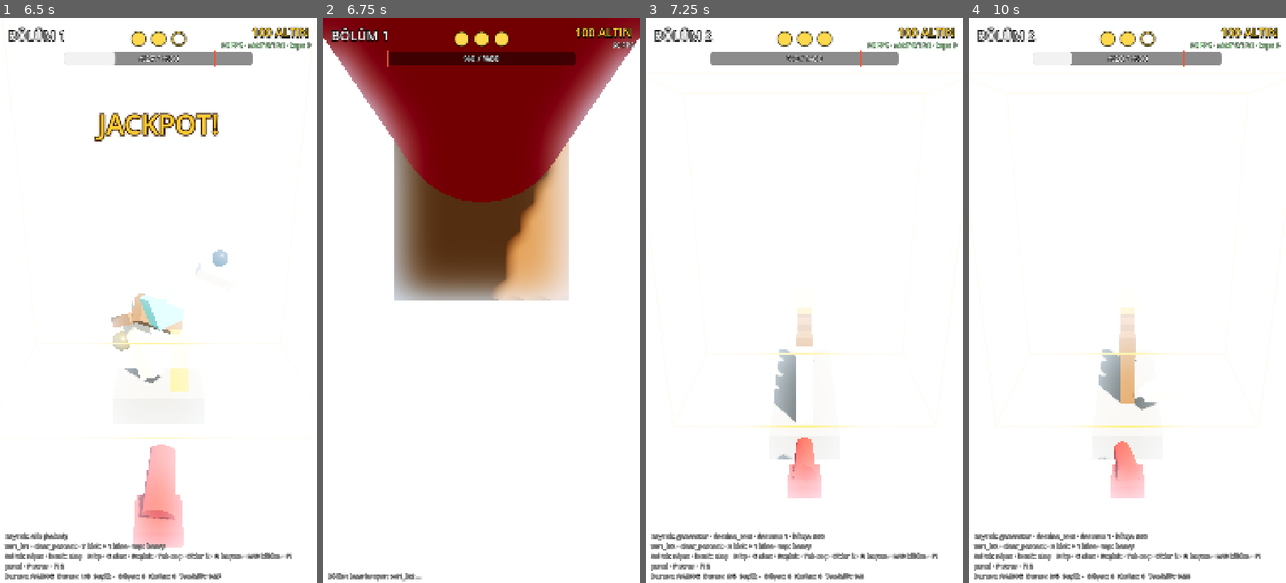
Above: before the commit, frames 1-4 (left to right).
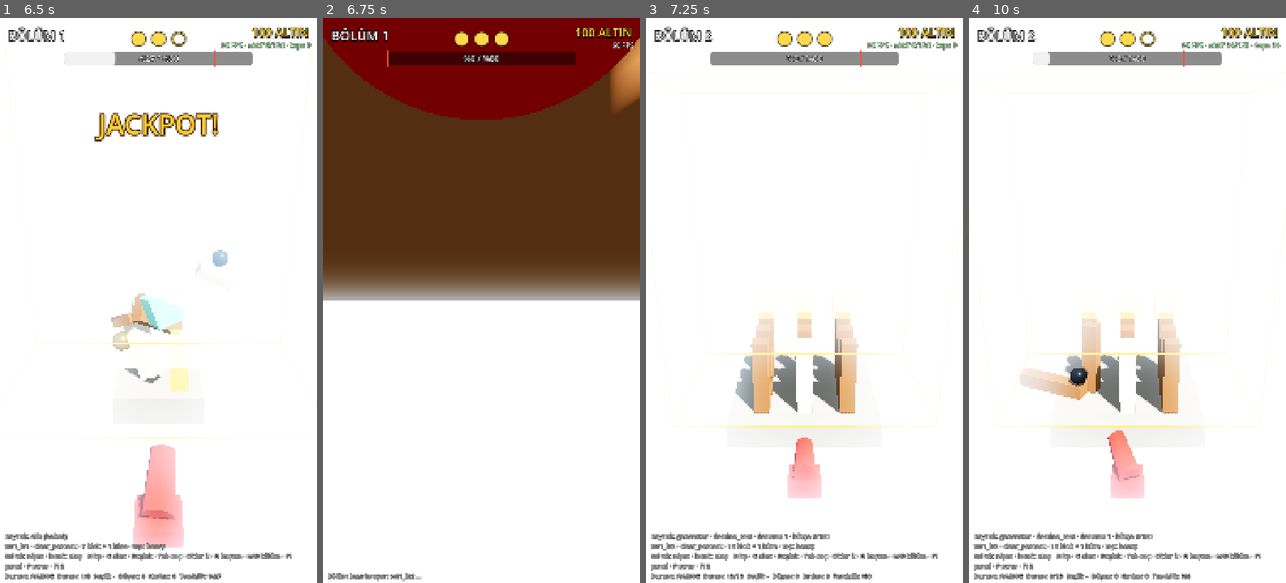
Above: after the commit, the same moments.

Repository: SenaAkyuz/gulleOyunu
Game: Godot game, scene res://src/main.tscn
The game is run twice, just before and just after one commit, with the same random seed, the same clock (stepped at 60 frames per second) and the same inputs.
Inputs (mouse positions are in pixels of both pictures, inside the frame that each line leads up to):
- Up to frame 1 (6.5 s): tap Enter at 0.5, 2.75, 4.25 s; move the mouse to (228, 272) at 0.52 s; hold Right 0.53-1.25 s; hold Shift 0.53-1.25 s; click (228, 272) at 0.67 s; tap Space at 0.77, 1.25, 3.5, 3.77, 5 s; drag from (95, 328) to (142, 413) at 1.27 s; move the mouse to (190, 176) at 2.02 s; hold Right 2.03-2.75 s; tap Ctrl at 2.1 s; drag from (142, 413) to (63, 215) at 2.77 s; move the mouse to (253, 385) at 3.52 s; hold Left 3.53-4.25 s; tap H at 3.6 s; drag from (63, 215) to (110, 159) at 4.27 s; move the mouse to (174, 300) at 5.02 s; hold Down 5.03-5.75 s; tap R at 5.1 s; click (174, 300) at 5.17 s; drag from (110, 159) to (95, 328) at 5.77 s
- Up to frame 2 (6.75 s): move the mouse to (551, 272) at 6.52 s; hold Up from 6.53 s (still down); tap N at 6.6 s
- Up to frame 3 (7.25 s): keep holding Up; tap Space at 6.77 s
- Up to frame 4 (10 s): release Up at 7.25 s; drag from (1064, 328) to (1111, 413) at 7.27 s; move the mouse to (1159, 176) at 8.02 s; hold Down 8.03-8.75 s; hold Shift 8.03-8.75 s; drag from (1111, 413) to (1032, 215) at 8.77 s; move the mouse to (1222, 385) at 9.52 s; hold Up from 9.53 s (still down); tap Ctrl at 9.6 s; click (1222, 385) at 9.67 s; tap Space at 9.77 s

Frame 1 is identical in both runs. In frame 2, 33% of the frame differs, in the area x 0-100%, y 1-50%; in frame 3, 4.8%; in frame 4, 6.1%.

Commit message:
domino_row: at least 3 rows side by side, footprint wider than deep (Sena)
- A single domino row seen head-on read as one pillar (L02). Measured with a real ball
  first: a row along x never chains (12/60 down, only the hit dominoes; the ball always
  pushes away from the camera) while rows along z do (59/60) -> rows stay along z, but
  there are always >= 3 short rows side by side, spaced so width >= depth.
- Low budgets are exceeded (L02: 12 blocks for a budget of 8) rather than one row.
- Test: footprint width >= depth and >= 3 rows over the domino range. 152/152 pass.

Co-Authored-By: Claude Opus 5.5 <noreply@anthropic.com>

Diff:
--- a/src/gameplay/level/templates/domino_row.gd
+++ b/src/gameplay/level/templates/domino_row.gd
@@ -4,7 +4,8 @@
 ## Keystone: the front domino of the middle row (wood: it must topple, not shatter).
 ## The back domino of every row carries a crystal; the Golden Core waits behind the middle row's
 ## last domino, near the back edge, so a complete chain pushes it off (jackpot).
-## Params: block_count (-> rows x dominoes), core (default true). Dominoes keep their light
+## Params: block_count (-> rows x dominoes; at least MIN_ROWS rows of MIN_PER_ROW, so a small
+## budget is exceeded rather than giving a single row), core (default true). Dominoes keep their light
 ## material (keep_role) so they topple; the chain itself protects the core (no cradle).
 ## Dominoes are always pillar_3: in physics pillar_2 (too squat) never started a chain, pillar_3
 ## toppled 5/5 at spacing 0.4–0.5 x height (measured in Faz 3 Step 5).
@@ -14,8 +15,14 @@
 ## Centre-to-centre spacing as a fraction of the domino height (middle of the measured 0.4–0.5).
 const SPACING_RATIO := 0.45
 ## Rows stand this far apart in x (fraction of the crown width, so crowns never touch).
-const ROW_SPACING_RATIO := 1.5
+const ROW_SPACING_RATIO := 1.7
 const MIN_PER_ROW := 3
+## Sena (Faz 3 Step 8 prep): always several rows side by side so the camera reads "a row of
+## dominoes" (a single row seen head-on looked like one pillar). Rows run along z because the ball
+## only ever pushes away from the camera: measured with a real ball, a row along x never chained
+## (12/60 down, only the hit one) while rows along z did (59/60). Rows are kept short enough that
+## the footprint is at least as wide (x) as it is deep (z).
+const MIN_ROWS := 3
 const MAX_ROWS := 4
 
 
@@ -35,11 +42,14 @@
 	var depth_room := float(guide["max"][2]) - float(guide["min"][2]) - core_d - dom.z - gap
 	var max_per_row := maxi(MIN_PER_ROW, floori(depth_room / spacing) + 1)
 	var budget := p_int(p, "block_count", 6)
-	var rows := clampi(budget / (max_per_row + 1), 1, MAX_ROWS)
-	var per_row := clampi(budget / rows - 1, MIN_PER_ROW, max_per_row)
+	var rows := clampi(budget / (max_per_row + 1), MIN_ROWS, MAX_ROWS)
+	var row_dx := crown.x * ROW_SPACING_RATIO
+	# Width >= depth: depth = row length + domino + gap + core behind it.
+	var width := (rows - 1) * row_dx + crown.x
+	var fit := floori((width - dom.z - gap - core_d) / spacing) + 1
+	var per_row := clampi(budget / rows - 1, MIN_PER_ROW, maxi(MIN_PER_ROW, mini(max_per_row, fit)))
 	var length := (per_row - 1) * spacing
 	var z_front := (length + core_d + gap) / 2.0  # centre the row + core on z = 0
-	var row_dx := crown.x * ROW_SPACING_RATIO
 	var mid := rows / 2
 
 	for r in rows:
--- a/tests/unit/test_templates_domino_truss.gd
+++ b/tests/unit/test_templates_domino_truss.gd
@@ -73,3 +73,16 @@
 			assert_eq(b["shape"], "pillar_2")
 			assert_almost_eq(float(b["x"]), 0.0, 0.001)
 			assert_true(str(b["mat"]).begins_with("crystal"))
+
+
+func test_domino_footprint_wider_than_deep() -> void:
+	# Sena: rows side by side (docs/03 §4 "yan yana"); a single row seen head-on read as one pillar.
+	for d: float in RANGES["domino_row"]:
+		for s: int in SEEDS:
+			var lv := Kit.level("domino_row", d, s)
+			var box := LevelGenerator._bounds(lv)
+			assert_gte(box.size.x, box.size.z, "domino d=%d seed=%d: genişlik %.2f < derinlik %.2f" % [d, s, box.size.x, box.size.z])
+			var rows := {}
+			for b: Dictionary in lv["blocks"]:
+				rows[snappedf(float(b["x"]), 0.01)] = true
+			assert_gte(rows.size(), 3, "domino d=%d: en az 3 sıra" % d)
Not shown, changed: ORDINO_TUM_DOKUMAN.txt
Not shown, changed: docs/03_KULE_VE_BOLUM_TASARIMI.md
